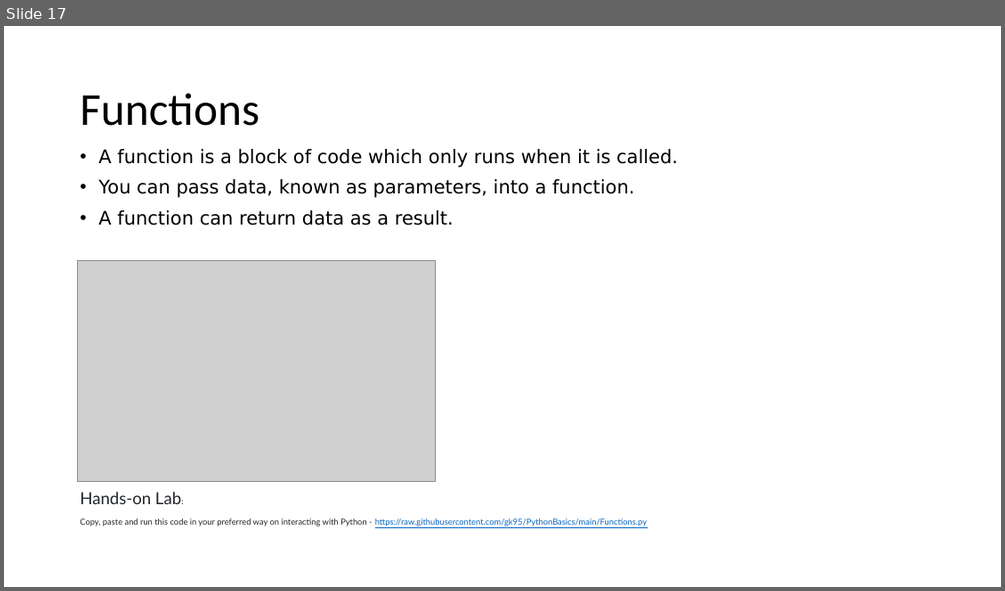
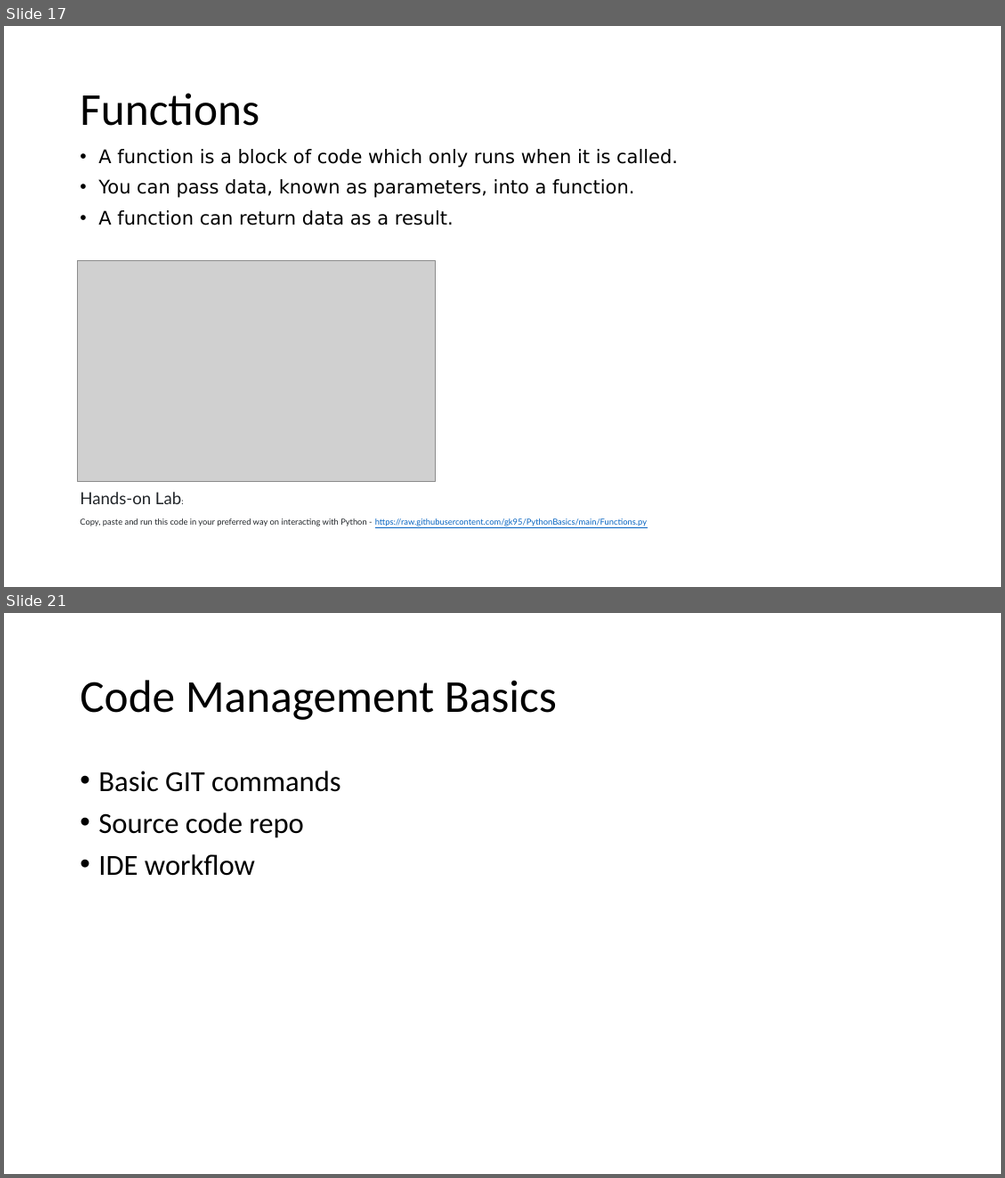
Before and after one commit to gk95/PythonBasics, a slide deck: Python(3) Intro.pptx. Shown one above the other, each under a label of ours: slide 17 before the commit, slides 17 and 21 after it; the slides between them are not shown. The pictures are 1005x591 and 1005x1178 pixels, drawn with LibreOffice and Linux fonts; fonts in the diff are those of the drawing; grey boxes stand for pictures. Boxes give left, top, right and bottom in pixels: in the first picture for what was removed or moved away, otherwise in the second. Text is boxed around its words. In the diff, an @@ line names an element or a change of style, - is before the commit and + after.

```diff
--- a/Python(3) Intro.pptx
+++ b/Python(3) Intro.pptx
@@ slide 21 added at <box>4,613,1001,1174</box>, background #FFFFFF @@
@@ title added at <box>80,680,557,720</box>, 44 pt, text #000000 @@
+Code Management Basics
@@ text added at <box>98,771,341,876</box>, 28 pt, text #000000 @@
+• Basic GIT commands
+• Source code repo
+• IDE workflow
```
Also in this commit, not shown: 3 other slides added.
